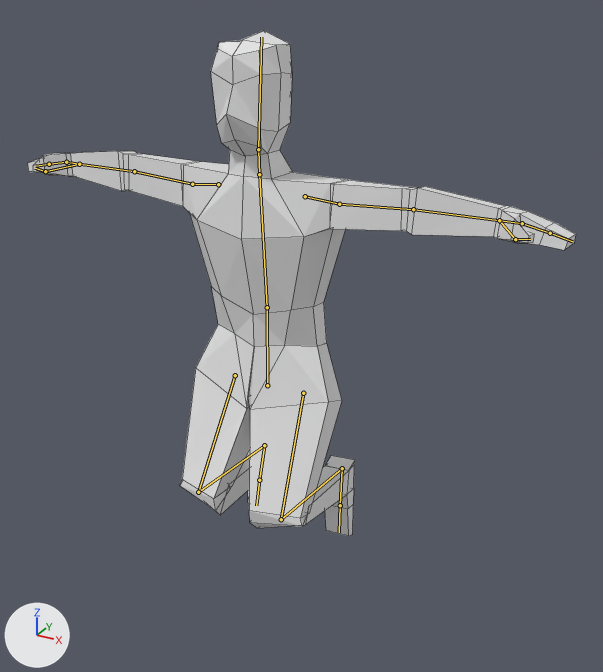
Two versions of the Blender file MoodyPixel3D/Assets/Elements/Humanoid/humanoid.blend, one commit apart.
Rendered twice from a 50 mm lens placed at (7.05, -11.72, 11.71), pointed at (0.59, 0.02, 5.84). The axes (+X, +Y, +Z) are drawn at lower left. The lights are the same throughout. The bones that bend it are drawn over the model as lines. Mesh edges are drawn as thin lines.

In view in the first picture: 'Dude'.
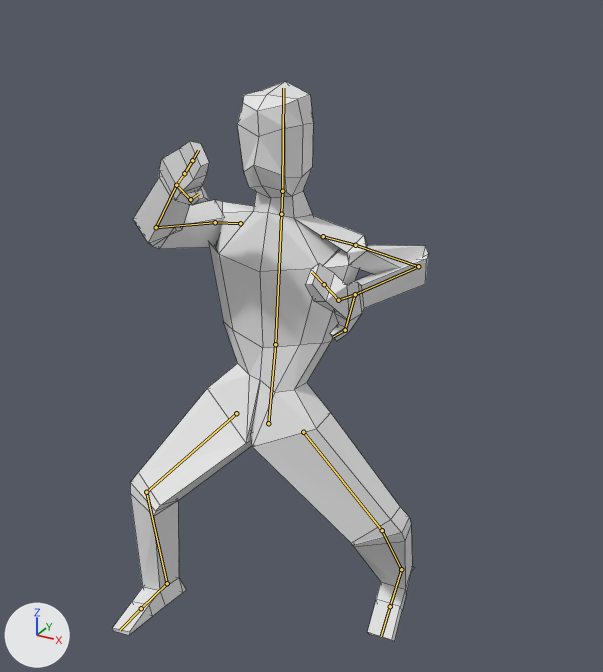
The newer file adds an action. The first version stands in its rest pose; the second is drawn at frame 0 of the action 'Defended'.

Changed parts and their boxes [x1, y1, x2, y2] in the pictures (603 x 672 px):
'Dude', posed (42% narrower, 11% taller)
    before: [28, 31, 576, 536]
    after: [112, 82, 428, 641]
bone 'Hips', root to tip
    before: (267, 385) to (267, 307)
    after: (268, 423) to (275, 344)
bone 'Head', root to tip
    before: (258, 149) to (261, 37)
    after: (282, 191) to (283, 88)
bone 'Hand2.L', root to tip
    before: (522, 223) to (550, 233)
    after: (338, 300) to (324, 284)
bone 'Feet1.R', root to tip
    before: (264, 445) to (259, 480)
    after: (167, 583) to (141, 608)

The change in detail:
Bone 'Hips' (bone_hips) moves from (0.0, 0.0, 0.0) to (0.0, -0.79, -0.01).
Bone 'Hips' (bone_hips) turns from (0, 0, 0) to (5, 0, 9) degrees about its own x, y and z.
Bone 'Head' (bone_head) turns from (0, 0, 0) to (-7, -1, -12) degrees about its own x, y and z.
Bone 'Hand2.L' (bone_hand2_l) turns from (0, 0, 0) to (-6, 26, -65) degrees about its own x, y and z.
Bone 'Feet1.R' (bone_feet1_r) turns from (0, 0, 0) to (1, 13, 0) degrees about its own x, y and z.
Bone 'HandIK.R' (bone_handik_r) moves from (0.0, 0.0, 0.0) to (1.77, -2.63, -0.17).
Bone 'HandIK.R' (bone_handik_r) turns from (0, 0, 0) to (-89, -46, -73) degrees about its own x, y and z.
Bone 'LegIK.R' (bone_legik_r) moves from (0.0, 0.0, 0.0) to (-0.6, -0.79, 0.23).
Bone 'LegIK.R' (bone_legik_r) turns from (0, 0, 0) to (-83, -2, -3) degrees about its own x, y and z.
Bone 'LegIK.L' (bone_legik_l) moves from (0.0, 0.0, 0.0) to (0.77, 1.42, 0.7).
Bone 'LegIK.L' (bone_legik_l) turns from (0, 0, 0) to (-55, 1, 2) degrees about its own x, y and z.
Bone 'HandIK.L' (bone_handik_l) moves from (0.0, 0.0, 0.0) to (2.21, -0.49, 2.65).
Bone 'HandIK.L' (bone_handik_l) turns from (0, 0, 0) to (-94, 100, 31) degrees about its own x, y and z.
